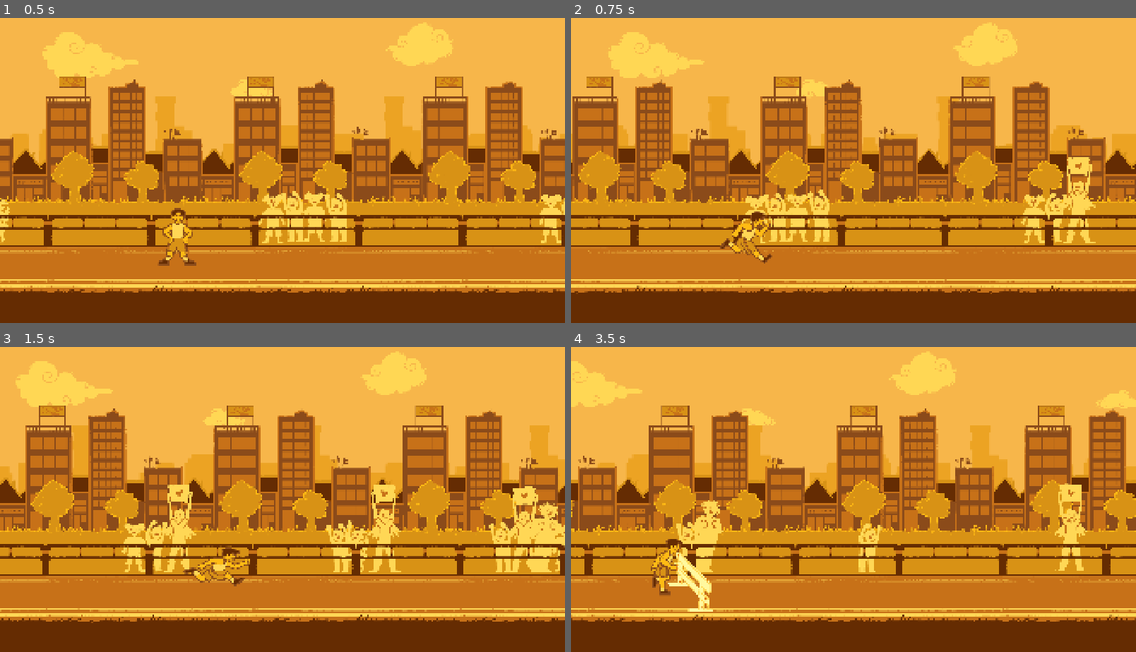
Above: before the commit, frames 1-4 (two rows, left to right).
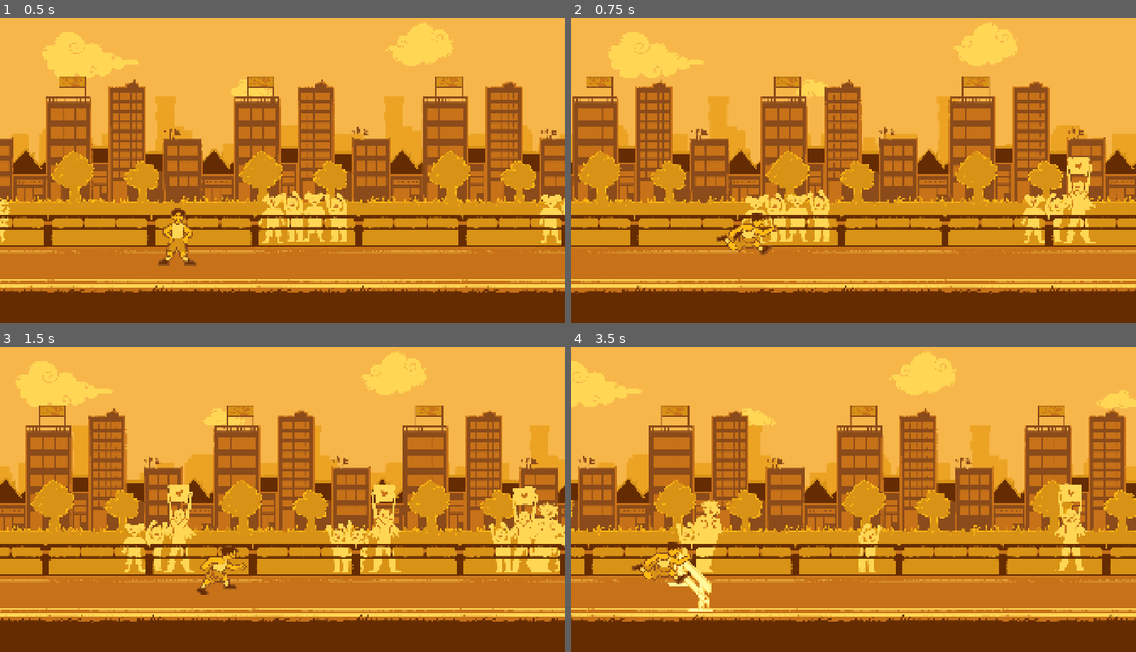
Above: after the commit, the same moments.

Repository: Ahzzak/Enjam2026_Grp5
Game: Godot game, scene res://scenes/world.tscn
Two runs of this game, one before a commit and one after it. Both use one fixed random seed, a clock stepped at 60 frames per second and the inputs below. Sound files missing from this copy of the repository are replaced by a short silence.
Inputs:
- Up to frame 1 (0.5 s): no input
- Up to frame 2 (0.75 s): hold D (Run) from 0.53 s (still down)
- Up to frame 3 (1.5 s): tap Space (Jump) at 0.77, 1.07 s; tap Ctrl (Slide) at 0.8, 1.35 s; release D (Run) at 1.28 s
- Up to frame 4 (3.5 s): tap Space (Jump) at 1.52, 1.55, 1.82, 3.02, 3.32 s; hold Space (Jump) 2.03-2.78 s; tap D (Run) at 2.3, 2.85 s; tap Ctrl (Slide) at 3.05 s

Frame 1 is identical in both runs. In frame 2, 0.5% of the frame differs, in the area x 25-37%, y 63-81%; in frame 3, 0.6%; in frame 4, 0.7%, in the area x 10-22%, y 62-82%.

Commit message:
feat(player) : old player

Diff:
--- a/enjam-2026/prefabs/player.tscn
+++ b/enjam-2026/prefabs/player.tscn
@@ -1,16 +1,29 @@
 [gd_scene format=3 uid="uid://c0o3frsrsxts4"]
 
 [ext_resource type="Script" uid="uid://c2dqnulv6s8vl" path="res://scripts/player.gd" id="1_4dohe"]
-[ext_resource type="Texture2D" uid="uid://d0r3vc2yxw26" path="res://visuals/Character/SP_Dive.png" id="2_8rb0w"]
-[ext_resource type="Texture2D" uid="uid://beh01x34vu50r" path="res://visuals/Character/SP_Fall.png" id="3_sd3sa"]
-[ext_resource type="Texture2D" uid="uid://c54r0tmprgsg2" path="res://visuals/Character/SP_Idle_1.png" id="4_m2qjg"]
-[ext_resource type="Texture2D" uid="uid://cdijuqlqaqgph" path="res://visuals/Character/SP_Jump.png" id="6_x0bak"]
-[ext_resource type="Texture2D" uid="uid://v5vlgde7cx5b" path="res://visuals/Character/SP_Run_1.png" id="7_m2qjg"]
-[ext_resource type="Texture2D" uid="uid://b10f8kerkdvk1" path="res://visuals/Character/SP_Run_2.png" id="8_llb5v"]
-[ext_resource type="Texture2D" uid="uid://c4xcfsxlkgu1u" path="res://visuals/Character/SP_Run_3.png" id="9_x0bak"]
-[ext_resource type="Texture2D" uid="uid://cdwnl0mtnmwx5" path="res://visuals/Character/SP_Run_4.png" id="10_lulei"]
-[ext_resource type="Texture2D" uid="uid://kk57ivyboc6i" path="res://visuals/Character/SP_Slide.png" id="11_22xyk"]
-[ext_resource type="Texture2D" uid="uid://f1q5alhk8psb" path="res://visuals/Character/SP_Run_5.png" id="11_edtk3"]
+[ext_resource type="Texture2D" uid="uid://d0r3vc2yxw26" path="res://visuals/Character/young/SP_Dive.png" id="2_8rb0w"]
+[ext_resource type="Texture2D" uid="uid://beh01x34vu50r" path="res://visuals/Character/young/SP_Fall.png" id="3_sd3sa"]
+[ext_resource type="Texture2D" uid="uid://c54r0tmprgsg2" path="res://visuals/Character/young/SP_Idle_1.png" id="4_m2qjg"]
+[ext_resource type="Texture2D" uid="uid://dgeof7d7kqcbj" path="res://visuals/Character/young/SP_Run_0.png" id="6_22xyk"]
+[ext_resource type="Texture2D" uid="uid://cdijuqlqaqgph" path="res://visuals/Character/young/SP_Jump.png" id="6_x0bak"]
+[ext_resource type="Texture2D" uid="uid://v5vlgde7cx5b" path="res://visuals/Character/young/SP_Run_1.png" id="7_m2qjg"]
+[ext_resource type="Texture2D" uid="uid://b10f8kerkdvk1" path="res://visuals/Character/young/SP_Run_2.png" id="8_llb5v"]
+[ext_resource type="Texture2D" uid="uid://c4xcfsxlkgu1u" path="res://visuals/Character/young/SP_Run_3.png" id="9_x0bak"]
+[ext_resource type="Texture2D" uid="uid://cdwnl0mtnmwx5" path="res://visuals/Character/young/SP_Run_4.png" id="10_lulei"]
+[ext_resource type="Texture2D" uid="uid://kk57ivyboc6i" path="res://visuals/Character/young/SP_Slide.png" id="11_22xyk"]
+[ext_resource type="Texture2D" uid="uid://f1q5alhk8psb" path="res://visuals/Character/young/SP_Run_5.png" id="11_edtk3"]
+[ext_resource type="Texture2D" uid="uid://cei3dqjwr31rj" path="res://visuals/Character/young/SP_Run_6.png" id="12_r3tw4"]
+[ext_resource type="Texture2D" uid="uid://djwe68t4d4y0t" path="res://visuals/Character/old/SP_Old_Fall.png" id="14_cv2ms"]
+[ext_resource type="Texture2D" uid="uid://c6rvh50l7q0rf" path="res://visuals/Character/old/SP_Old_Run_1.png" id="14_nmymu"]
+[ext_resource type="Texture2D" uid="uid://blrj3k4lmudxw" path="res://visuals/Character/old/SP_Old_Idle_1.png" id="15_g56qp"]
+[ext_resource type="Texture2D" uid="uid://dcfw6ocmssbmi" path="res://visuals/Character/old/SP_Old_Run_2.png" id="15_gf0v6"]
+[ext_resource type="Texture2D" uid="uid://bkn21nxw7kwmv" path="res://visuals/Character/old/SP_Old_Jump.png" id="16_axxvs"]
+[ext_resource type="Texture2D" uid="uid://dnt5xid55xl27" path="res://visuals/Character/old/SP_Old_Run_3.png" id="16_cv2ms"]
+[ext_resource type="Texture2D" uid="uid://bke67ymjlcc22" path="res://visuals/Character/old/SP_Old_Run_4.png" id="17_g56qp"]
+[ext_resource type="Texture2D" uid="uid://c107cjh0pr6sn" path="res://visuals/Character/old/SP_Old_Run_5.png" id="18_axxvs"]
+[ext_resource type="Texture2D" uid="uid://bklg6naoees42" path="res://visuals/Character/old/SP_Old_Run_6.png" id="19_ay5dx"]
+[ext_resource type="Texture2D" uid="uid://bfthjgn7hbh1p" path="res://visuals/Character/old/SP_Old_Run_7.png" id="20_5loxu"]
+[ext_resource type="Texture2D" uid="uid://buxbh42ninyv7" path="res://visuals/Character/old/SP_Old_Slide.png" id="24_ay5dx"]
 
 [sub_resource type="CapsuleShape2D" id="CapsuleShape2D_xti4w"]
 radius = 55.0
@@ -56,6 +69,9 @@
 }, {
 "frames": [{
 "duration": 1.0,
+"texture": ExtResource("6_22xyk")
+}, {
+"duration": 1.0,
 "texture": ExtResource("7_m2qjg")
 }, {
 "duration": 1.0,
@@ -69,6 +85,9 @@
 }, {
 "duration": 1.0,
 "texture": ExtResource("11_edtk3")
+}, {
+"duration": 1.0,
+"texture": ExtResource("12_r3tw4")
 }],
 "loop": 1,
 "name": &"run",
@@ -77,6 +96,75 @@
 "frames": [{
 "duration": 1.0,
 "texture": ExtResource("11_22xyk")
+}],
+"loop": 1,
+"name": &"slide",
+"speed": 5.0
+}]
+
+[sub_resource type="SpriteFrames" id="SpriteFrames_sh7kr"]
+animations = [{
+"frames": [{
+"duration": 1.0,
+"texture": ExtResource("2_8rb0w")
+}],
+"loop": 1,
+"name": &"dive",
+"speed": 5.0
+}, {
+"frames": [{
+"duration": 1.0,
+"texture": ExtResource("14_cv2ms")
+}],
+"loop": 1,
+"name": &"fall",
+"speed": 5.0
+}, {
+"frames": [{
+"duration": 1.0,
+"texture": ExtResource("15_g56qp")
+}],
+"loop": 1,
+"name": &"idle",
+"speed": 3.0
+}, {
+"frames": [{
+"duration": 1.0,
+"texture": ExtResource("16_axxvs")
+}],
+"loop": 1,
+"name": &"jump",
+"speed": 5.0
+}, {
+"frames": [{
+"duration": 1.0,
+"texture": ExtResource("14_nmymu")
+}, {
+"duration": 1.0,
+"texture": ExtResource("15_gf0v6")
+}, {
+"duration": 1.0,
+"texture": ExtResource("16_cv2ms")
+}, {
+"duration": 1.0,
+"texture": ExtResource("17_g56qp")
+}, {
+"duration": 1.0,
+"texture": ExtResource("18_axxvs")
+}, {
+"duration": 1.0,
+"texture": ExtResource("19_ay5dx")
+}, {
+"duration": 1.0,
+"texture": ExtResource("20_5loxu")
+}],
+"loop": 1,
+"name": &"run",
+"speed": 15.0
+}, {
+"frames": [{
+"duration": 1.0,
+"texture": ExtResource("24_ay5dx")
 }],
 "loop": 1,
 "name": &"slide",
@@ -101,10 +189,19 @@
 
 [node name="Visual" type="Node2D" parent="." unique_id=418003249]
 
-[node name="Sprite" type="AnimatedSprite2D" parent="Visual" unique_id=226771862]
+[node name="Sprite_YoungRunner" type="AnimatedSprite2D" parent="Visual" unique_id=226771862]
 sprite_frames = SubResource("SpriteFrames_stj53")
-animation = &"idle"
+animation = &"run"
 autoplay = "idle"
+frame_progress = 0.9348268
+offset = Vector2(0, -128)
+
+[node name="SpriteSprite_OldRunner" type="AnimatedSprite2D" parent="Visual" unique_id=1468214603]
+visible = false
+sprite_frames = SubResource("SpriteFrames_sh7kr")
+animation = &"slide"
+autoplay = "idle"
+frame_progress = 0.9587522
 offset = Vector2(0, -128)
 
 [node name="CeilingCheck" type="ShapeCast2D" parent="." unique_id=280805867]
--- a/enjam-2026/project.godot
+++ b/enjam-2026/project.godot
@@ -24,18 +24,6 @@
 
 [input]
 
-MoveLeft={
-"deadzone": 0.2,
-"events": [Object(InputEventKey,"resource_local_to_scene":false,"resource_name":"","device":-1,"window_id":0,"alt_pressed":false,"shift_pressed":false,"ctrl_pressed":false,"meta_pressed":false,"pressed":false,"keycode":0,"physical_keycode":68,"key_label":0,"unicode":100,"location":0,"echo":false,"script":null)
-, Object(InputEventKey,"resource_local_to_scene":false,"resource_name":"","device":-1,"window_id":0,"alt_pressed":false,"shift_pressed":false,"ctrl_pressed":false,"meta_pressed":false,"pressed":false,"keycode":0,"physical_keycode":4194319,"key_label":0,"unicode":0,"location":0,"echo":false,"script":null)
-]
-}
-MoveRight={
-"deadzone": 0.2,
-"events": [Object(InputEventKey,"resource_local_to_scene":false,"resource_name":"","device":-1,"window_id":0,"alt_pressed":false,"shift_pressed":false,"ctrl_pressed":false,"meta_pressed":false,"pressed":false,"keycode":0,"physical_keycode":68,"key_label":0,"unicode":100,"location":0,"echo":false,"script":null)
-, Object(InputEventKey,"resource_local_to_scene":false,"resource_name":"","device":-1,"window_id":0,"alt_pressed":false,"shift_pressed":false,"ctrl_pressed":false,"meta_pressed":false,"pressed":false,"keycode":0,"physical_keycode":4194321,"key_label":0,"unicode":0,"location":0,"echo":false,"script":null)
-]
-}
 Jump={
 "deadzone": 0.2,
 "events": [Object(InputEventKey,"resource_local_to_scene":false,"resource_name":"","device":-1,"window_id":0,"alt_press …(191 unchanged characters)…
@@ -50,16 +38,28 @@
 , Object(InputEventKey,"resource_local_to_scene":false,"resource_name":"","device":-1,"window_id":0,"alt_pressed":false …(186 unchanged characters)…
 ]
 }
+Run={
+"deadzone": 0.2,
+"events": [Object(InputEventKey,"resource_local_to_scene":false,"resource_name":"","device":-1,"window_id":0,"alt_pressed":false,"shift_pressed":false,"ctrl_pressed":false,"meta_pressed":false,"pressed":false,"keycode":0,"physical_keycode":68,"key_label":0,"unicode":100,"location":0,"echo":false,"script":null)
+, Object(InputEventKey,"resource_local_to_scene":false,"resource_name":"","device":-1,"window_id":0,"alt_pressed":false,"shift_pressed":false,"ctrl_pressed":false,"meta_pressed":false,"pressed":false,"keycode":0,"physical_keycode":4194321,"key_label":0,"unicode":0,"location":0,"echo":false,"script":null)
+]
+}
+MoveLeft={
+"deadzone": 0.2,
+"events": [Object(InputEventKey,"resource_local_to_scene":false,"resource_name":"","device":-1,"window_id":0,"alt_pressed":false,"shift_pressed":false,"ctrl_pressed":false,"meta_pressed":false,"pressed":false,"keycode":0,"physical_keycode":68,"key_label":0,"unicode":100,"location":0,"echo":false,"script":null)
+, Object(InputEventKey,"resource_local_to_scene":false,"resource_name":"","device":-1,"window_id":0,"alt_pressed":false,"shift_pressed":false,"ctrl_pressed":false,"meta_pressed":false,"pressed":false,"keycode":0,"physical_keycode":4194319,"key_label":0,"unicode":0,"location":0,"echo":false,"script":null)
+]
+}
+MoveRight={
+"deadzone": 0.2,
+"events": [Object(InputEventKey,"resource_local_to_scene":false,"resource_name":"","device":-1,"window_id":0,"alt_pressed":false,"shift_pressed":false,"ctrl_pressed":false,"meta_pressed":false,"pressed":false,"keycode":0,"physical_keycode":68,"key_label":0,"unicode":100,"location":0,"echo":false,"script":null)
+, Object(InputEventKey,"resource_local_to_scene":false,"resource_name":"","device":-1,"window_id":0,"alt_pressed":false,"shift_pressed":false,"ctrl_pressed":false,"meta_pressed":false,"pressed":false,"keycode":0,"physical_keycode":4194321,"key_label":0,"unicode":0,"location":0,"echo":false,"script":null)
+]
+}
 Stop={
 "deadzone": 0.2,
 "events": [Object(InputEventKey,"resource_local_to_scene":false,"resource_name":"","device":-1,"window_id":0,"alt_press …(192 unchanged characters)…
 , Object(InputEventKey,"resource_local_to_scene":false,"resource_name":"","device":-1,"window_id":0,"alt_pressed":false …(186 unchanged characters)…
-]
-}
-Run={
-"deadzone": 0.2,
-"events": [Object(InputEventKey,"resource_local_to_scene":false,"resource_name":"","device":-1,"window_id":0,"alt_pressed":false,"shift_pressed":false,"ctrl_pressed":false,"meta_pressed":false,"pressed":false,"keycode":0,"physical_keycode":68,"key_label":0,"unicode":100,"location":0,"echo":false,"script":null)
-, Object(InputEventKey,"resource_local_to_scene":false,"resource_name":"","device":-1,"window_id":0,"alt_pressed":false,"shift_pressed":false,"ctrl_pressed":false,"meta_pressed":false,"pressed":false,"keycode":0,"physical_keycode":4194321,"key_label":0,"unicode":0,"location":0,"echo":false,"script":null)
 ]
 }
 
--- a/enjam-2026/scenes/world.tscn
+++ b/enjam-2026/scenes/world.tscn
@@ -22,7 +22,6 @@
 [node name="PnjSpawner" parent="." unique_id=71066754 node_paths=PackedStringArray("game_manager", "camera") instance=ExtResource("3_4mrxx")]
 game_manager = NodePath("../GameManager")
 camera = NodePath("../Camera2D")
-feet_y = 805.0
 
 [node name="PlayerCharacter" parent="." unique_id=776062280 instance=ExtResource("2_rwgxs")]
 position = Vector2(1141, 917)
--- a/enjam-2026/scripts/game_manager.gd
+++ b/enjam-2026/scripts/game_manager.gd
@@ -53,6 +53,8 @@
 var age: float = 0.0
 var age_ratio: float = 0.0
 
+var _is_player_old: bool = false
+
 
 func _ready() -> void:
 	assert(player != null, "GameManager : l'export player n'est pas assigné.")
@@ -80,6 +82,9 @@
 		_end_game(Ending.GOOD)
 	elif state == State.RUNNING and age_ratio >= 1.0:
 		_end_game(Ending.TOO_LATE)
+	if not _is_player_old and age >= age_threshold_min:
+		player.swap_sprite(true)
+		_is_player_old = true
 
 
 func _is_in_good_window() -> bool:
--- a/enjam-2026/scripts/player.gd
+++ b/enjam-2026/scripts/player.gd
@@ -95,7 +95,10 @@
 @onready var _stand_shape: CollisionShape2D = $StandShape
 @onready var _slide_shape: CollisionShape2D = $SlideShape
 @onready var _ceiling_check: ShapeCast2D = $CeilingCheck
-@onready var _sprite: AnimatedSprite2D = $Visual/Sprite
+@onready var _young_sprite: AnimatedSprite2D = $Visual/Sprite_YoungRunner
+@onready var _old_sprite: AnimatedSprite2D = $Visual/SpriteSprite_OldRunner
+## Le sprite affiché et animé : jeune ou vieux.
+@onready var _sprite: AnimatedSprite2D = _young_sprite
 
 
 func _ready() -> void:
@@ -287,3 +290,10 @@
 		State.SLIDE:
 			_stand_shape.disabled = false
 			_slide_shape.disabled = true
+
+
+func swap_sprite(old: bool) -> void:
+	_young_sprite.visible = not old
+	_old_sprite.visible = old
+	_sprite = _old_sprite if old else _young_sprite
+	_update_animation()
--- /dev/null
+++ b/enjam-2026/visuals/toto.tres
@@ -0,0 +1,3 @@
+[gd_resource type="SpriteFrames" format=3 uid="uid://dmy4mufm8fxev"]
+
+[resource]
Binary file added: enjam-2026/visuals/Character/old/SP_Old_Fall.png
Not shown, changed: enjam-2026/visuals/Character/old/SP_Old_Fall.png.import
Binary file added: enjam-2026/visuals/Character/old/SP_Old_Idle_1.png
Not shown, changed: enjam-2026/visuals/Character/old/SP_Old_Idle_1.png.import
Binary file added: enjam-2026/visuals/Character/old/SP_Old_Jump.png
Not shown, changed: enjam-2026/visuals/Character/old/SP_Old_Jump.png.import
Binary file added: enjam-2026/visuals/Character/old/SP_Old_Run_1.png
Not shown, changed: enjam-2026/visuals/Character/old/SP_Old_Run_1.png.import
Binary file added: enjam-2026/visuals/Character/old/SP_Old_Run_2.png
Not shown, changed: enjam-2026/visuals/Character/old/SP_Old_Run_2.png.import
Binary file added: enjam-2026/visuals/Character/old/SP_Old_Run_3.png
Not shown, added: enjam-2026/visuals/Character/old/SP_Old_Run_3.png.import
(and 36 more such lines)
